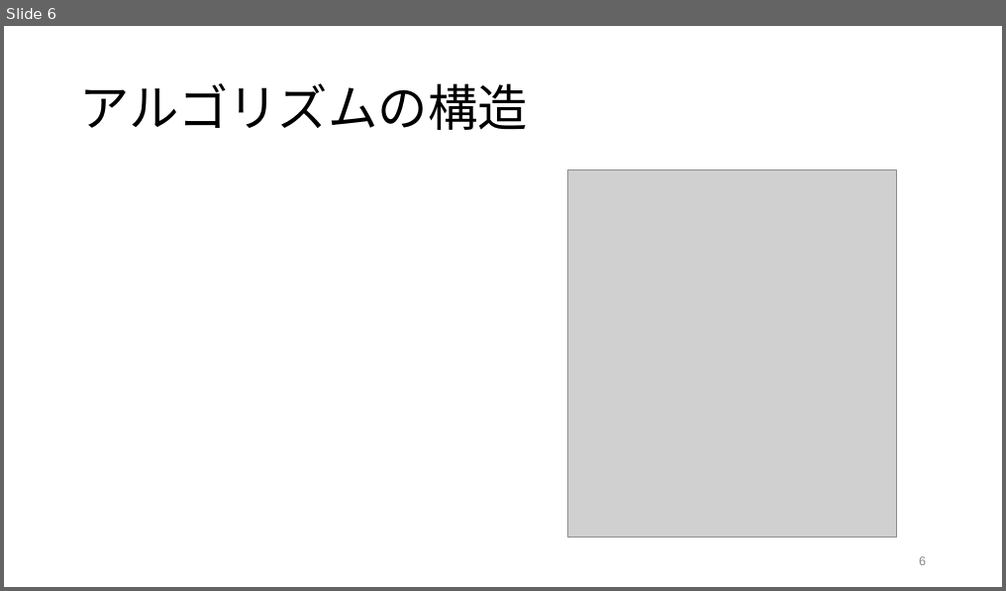
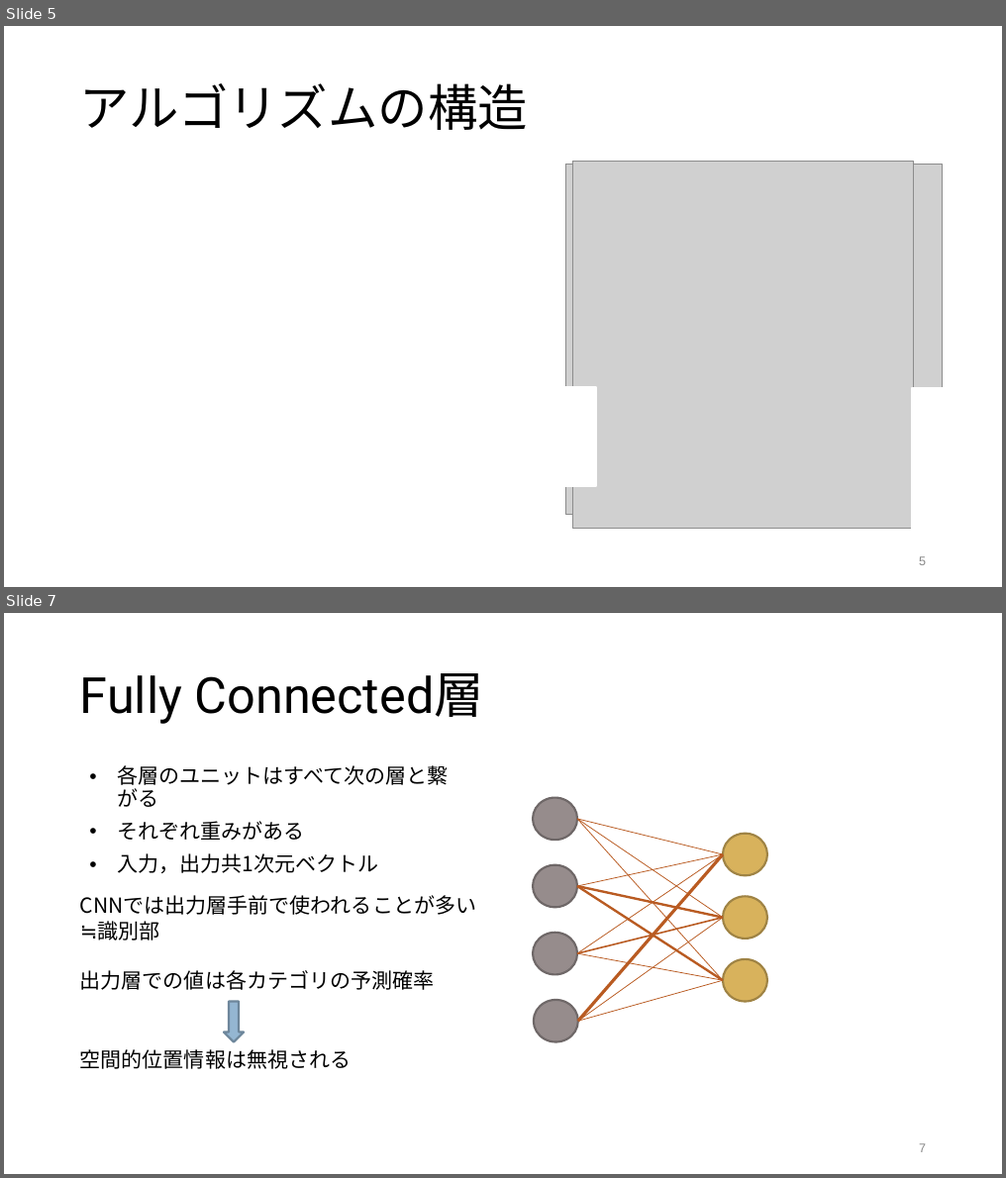
Before and after one commit to tackky/YOLO, a slide deck: yolo.pptx. Shown one above the other, each under a label of ours: slide 6 before the commit, slides 5 and 7 after it; the slides between them are not shown. The pictures are 1006x591 and 1006x1178 pixels, drawn with LibreOffice and Linux fonts; fonts in the diff are those of the drawing; grey boxes stand for pictures. Boxes give left, top, right and bottom in pixels: in the first picture for what was removed or moved away, otherwise in the second. Text is boxed around its words. In the diff, an @@ line names an element or a change of style, - is before the commit and + after.

```diff
--- a/yolo.pptx
+++ b/yolo.pptx
@@ slide 7 added at bbox=[4, 613, 1002, 1174], background #FFFFFF @@
@@ title added at bbox=[80, 673, 484, 724], 48 pt, text #000000 @@
+Fully Connected層
@@ text added at bbox=[118, 765, 449, 873], 20 pt, text #000000 @@
+• 各層のユニットはすべて次の層と繋がる
+• それぞれ重みがある
+• 入力，出力共1次元ベクトル
@@ ellipse added at bbox=[533, 798, 577, 840], fill #968C8C, outline #6F6868 2 pt @@
@@ line added from (577, 819) to (723, 855), #B95B22 0.75 pt @@
@@ line added from (577, 819) to (723, 918), #B95B22 0.75 pt @@
@@ line added from (577, 819) to (723, 980), #B95B22 0.75 pt @@
@@ ellipse added at bbox=[723, 834, 767, 875], fill #D8B25C, outline #A08444 2 pt @@
@@ ellipse added at bbox=[533, 865, 577, 907], fill #968C8C, outline #6F6868 2 pt @@
@@ line added from (577, 886) to (723, 855), #B95B22 0.75 pt @@
@@ line added from (577, 954) to (723, 855), #B95B22 0.75 pt @@
@@ line added from (578, 1021) to (723, 855), #B95B22 3 pt @@
@@ text added at bbox=[80, 895, 476, 990], 20 pt, text #000000 @@
+CNNでは出力層手前で使われることが多い
+≒識別部
+出力層での値は各カテゴリの予測確率
@@ line added from (577, 886) to (723, 918), #B95B22 2.25 pt @@
@@ line added from (577, 886) to (723, 980), #B95B22 2.25 pt @@
@@ ellipse added at bbox=[723, 897, 767, 939], fill #D8B25C, outline #A08444 2 pt @@
@@ ellipse added at bbox=[533, 933, 577, 974], fill #968C8C, outline #6F6868 2 pt @@
@@ line added from (577, 954) to (723, 918), #B95B22 1.5 pt @@
@@ line added from (578, 1021) to (723, 918), #B95B22 0.75 pt @@
@@ line added from (577, 954) to (723, 980), #B95B22 0.75 pt @@
@@ ellipse added at bbox=[723, 959, 767, 1001], fill #D8B25C, outline #A08444 2 pt @@
@@ line added from (578, 1021) to (723, 980), #B95B22 0.75 pt @@
@@ down arrow added at bbox=[224, 1001, 245, 1042], fill #94B6D2, outline #6D879B 2 pt @@
@@ ellipse added at bbox=[534, 1000, 578, 1042], fill #968C8C, outline #6F6868 2 pt @@
@@ text added at bbox=[80, 1050, 350, 1069], 20 pt, text #000000 @@
+空間的位置情報は無視される
@@ page number added at bbox=[919, 1144, 926, 1153], 12 pt, text #888888 @@
+7
@@ what was slide 6 is now slide 5 @@
@@ slide 5 changed as well @@
@@ picture added at bbox=[565, 165, 943, 514] @@
@@ picture: place and size @@
-picture at bbox=[567, 170, 896, 537]
+picture at bbox=[572, 161, 914, 528]
@@ rectangle added at bbox=[539, 386, 595, 486], fill #FFFFFF, outline #FFFFFF 2 pt @@
@@ rectangle added at bbox=[912, 388, 955, 486], fill #FFFFFF, outline #FFFFFF 2 pt @@
@@ rectangle added at bbox=[912, 429, 969, 528], fill #FFFFFF, outline #FFFFFF 2 pt @@
```
Also in this commit, not shown: 6 other slides changed, 10 other slides added, 2 slides removed, 1 other file.
